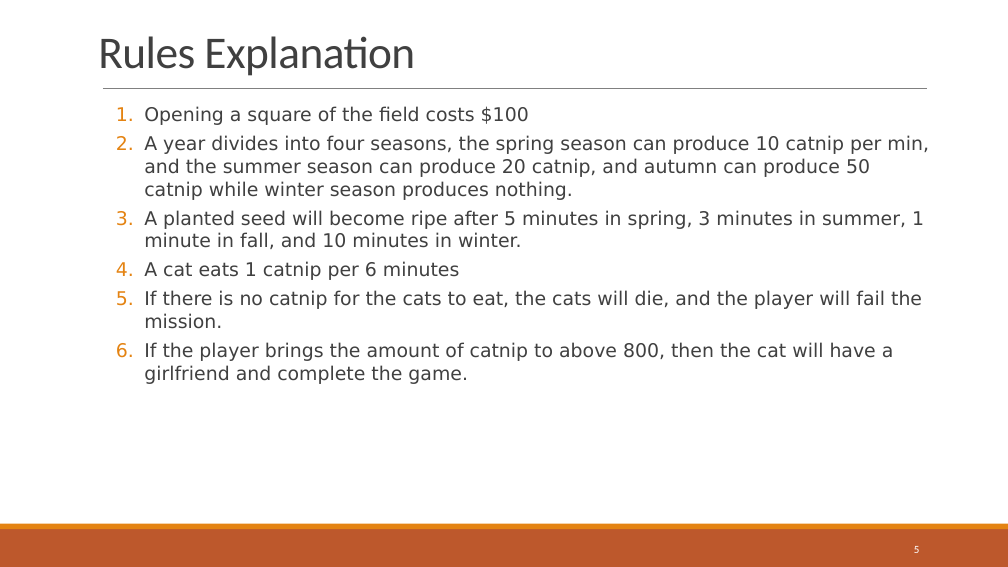
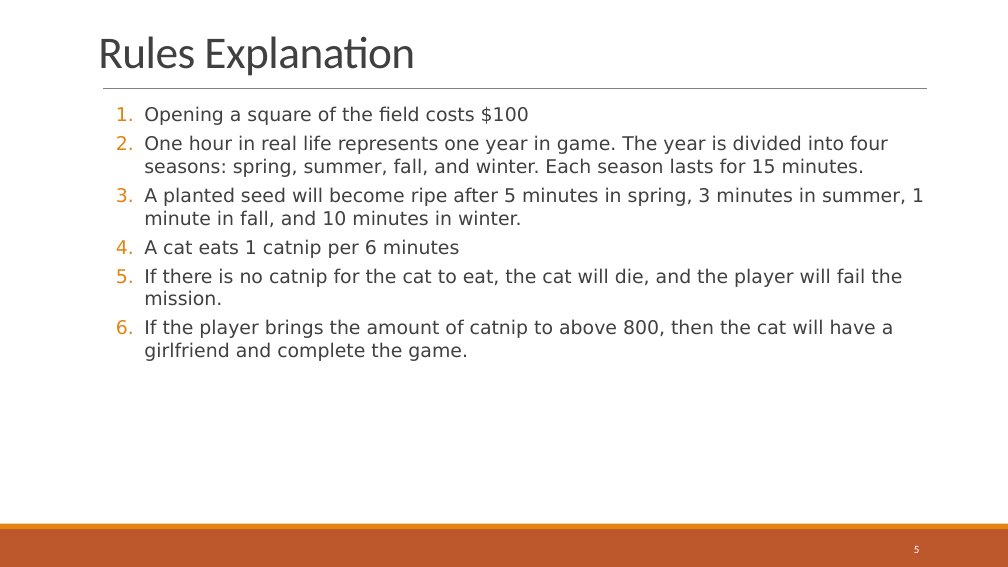
Before and after one commit to StarsGuardian/catNip, a slide deck: slide 5 of Cat Idle Game.pptx. Drawn at 1008x567 pixels with LibreOffice and Linux fonts; fonts in the diff are those of the drawing. Boxes give left, top, right and bottom in pixels: in the first picture for what was removed or moved away, otherwise in the second. Text is boxed around its words. In the diff, an @@ line names an element or a change of style, - is before the commit and + after.

Commit message:
Powerpoint presentation update

```diff
--- a/Cat Idle Game.pptx
+++ b/Cat Idle Game.pptx
@@ text at bbox=[144, 135, 888, 177]: text changed @@
-  2. A year divides into four seasons, the spring season can produce 10 catnip per min, and the summer season can produce 20 catnip, and autumn can produce 50 catnip while winter season produces nothing.
+  2. One hour in real life represents one year in game. The year is divided into four seasons: spring, summer, fall, and winter. Each season lasts for 15 minutes.
@@ text at bbox=[144, 268, 902, 306]: text changed @@
-  5. If there is no catnip for the cats to eat, the cats will die, and the player will fail the mission.
+  5. If there is no catnip for the cat to eat, the cat will die, and the player will fail the mission.
```
